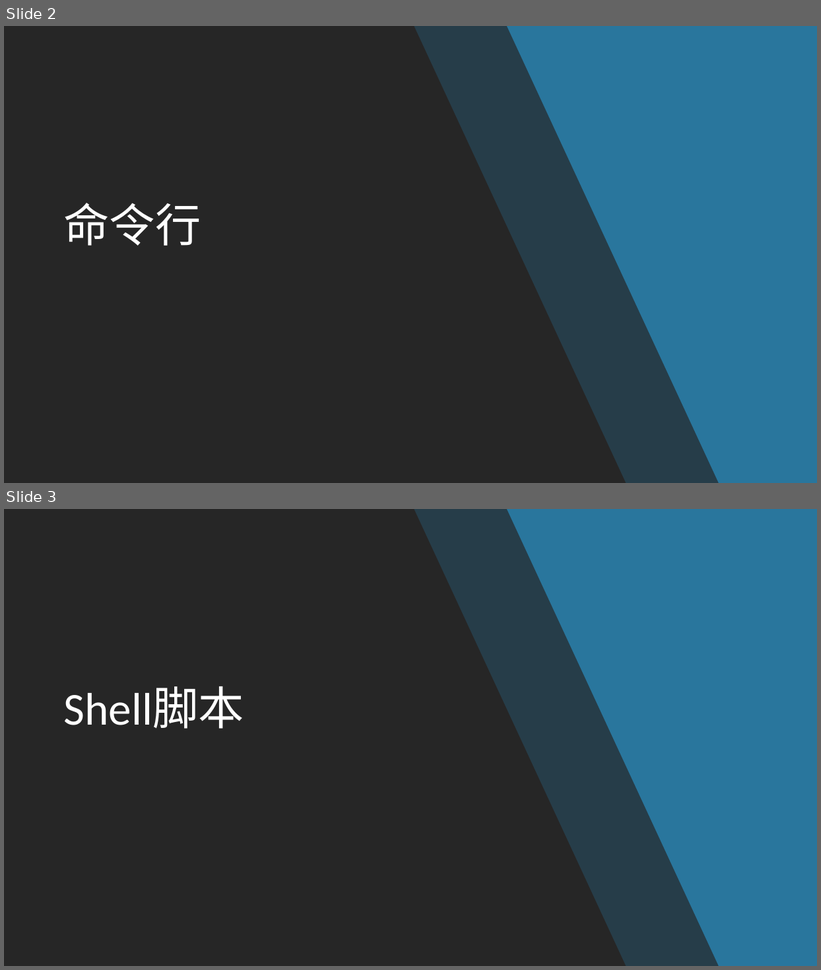
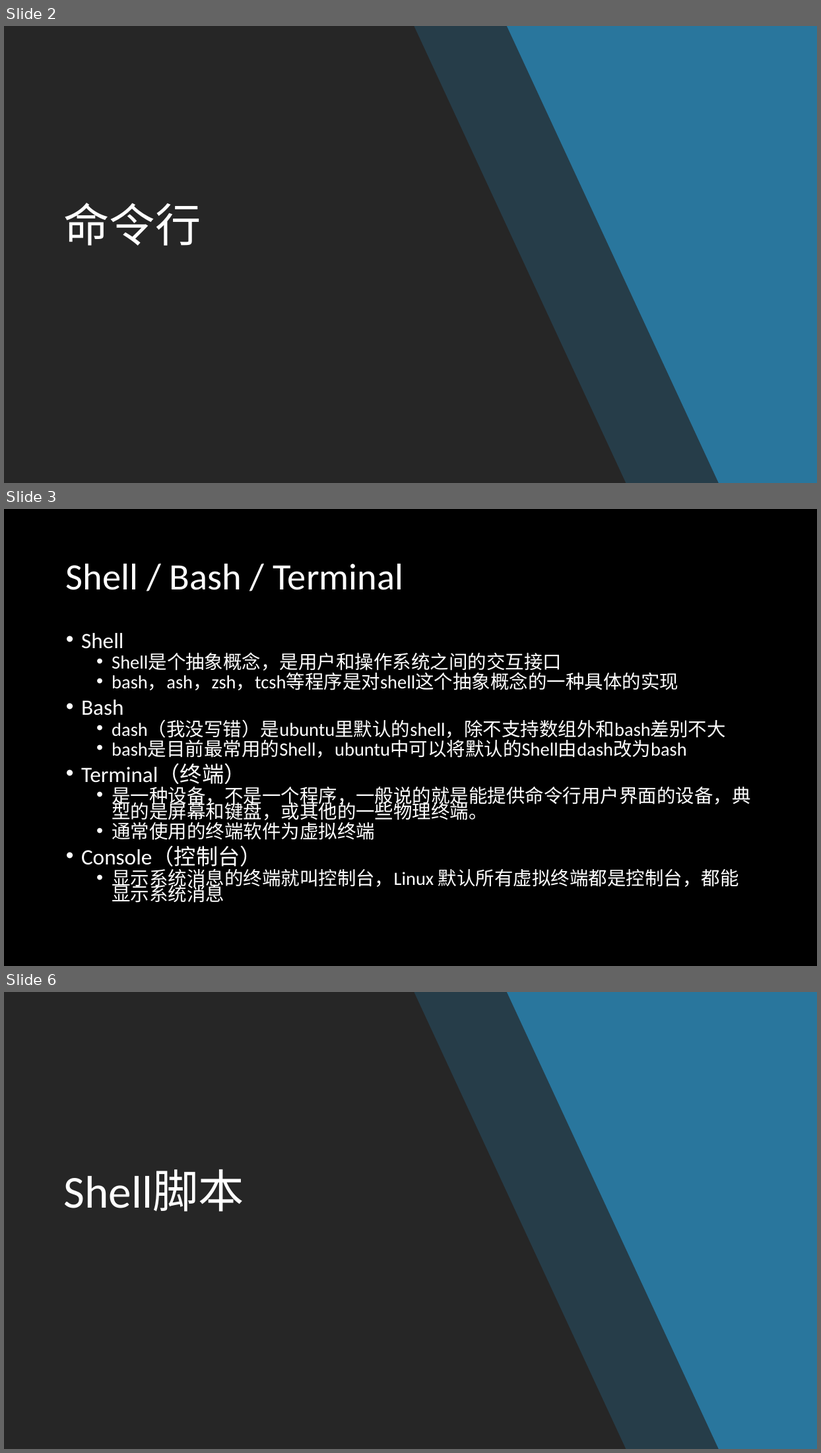
Before and after one commit to SleepySoft/SleepyMemo, a slide deck: Linux命令行和Shell脚本.pptx. Shown one above the other, each under a label of ours: slides 2 and 3 before the commit, slides 2, 3 and 6 after it; the slides between them are not shown. The pictures are 821x970 and 821x1453 pixels, drawn with LibreOffice and Linux fonts; fonts in the diff are those of the drawing. Boxes give left, top, right and bottom in pixels: in the first picture for what was removed or moved away, otherwise in the second. Text is boxed around its words. In the diff, an @@ line names an element or a change of style, - is before the commit and + after.

Commit message:
Update memo for shell

```diff
--- a/Linux命令行和Shell脚本.pptx
+++ b/Linux命令行和Shell脚本.pptx
@@ slide 3 added at (x1=4, y1=509, x2=817, y2=966), background #000000 @@
@@ title added at (x1=66, y1=563, x2=403, y2=590), 44 pt, text #FFFFFF @@
+Shell / Bash / Terminal
@@ text added at (x1=81, y1=633, x2=750, y2=903), 22.2 pt, text #FFFFFF @@
+• Shell
+  • Shell是个抽象概念，是用户和操作系统之间的交互接口
+  • bash，ash，zsh，tcsh等程序是对shell这个抽象概念的一种具体的实现
+• Bash
+  • dash（我没写错）是ubuntu里默认的shell，除不支持数组外和bash差别不大
+  • bash是目前最常用的Shell，ubuntu中可以将默认的Shell由dash改为bash
+• Terminal（终端）
+  • 是一种设备，不是一个程序，一般说的就是能提供命令行用户界面的设备，典型的是屏幕和键盘，或其他的一些物理终端。
+  • 通常使用的终端软件为虚拟终端
+• Console（控制台）
+  • 显示系统消息的终端就叫控制台，Linux 默认所有虚拟终端都是控制台，都能显示系统消息
@@ what was slide 3 is now slide 6 @@
```
Also in this commit, not shown: 2 slides changed, 7 other slides added, 3 slides removed.
